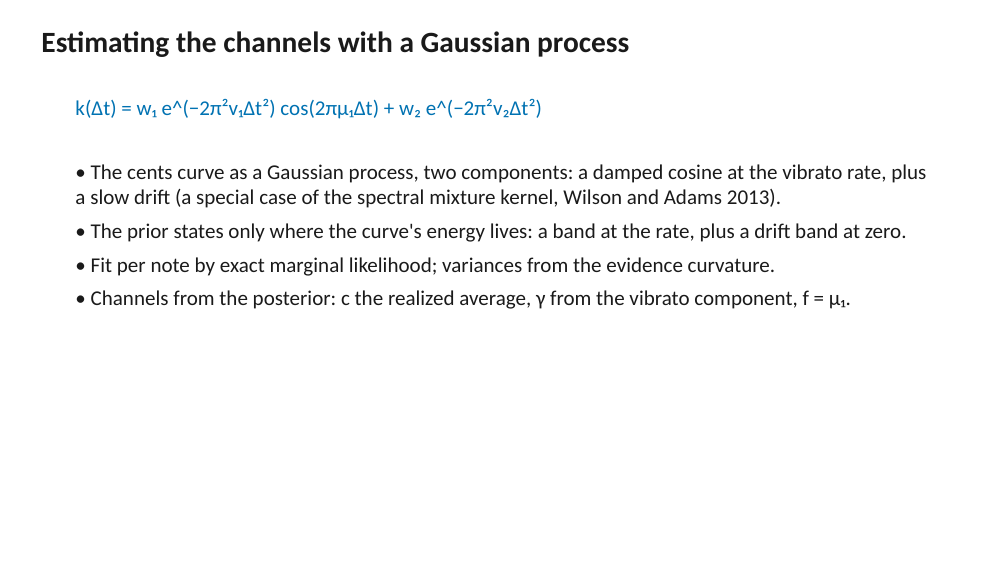
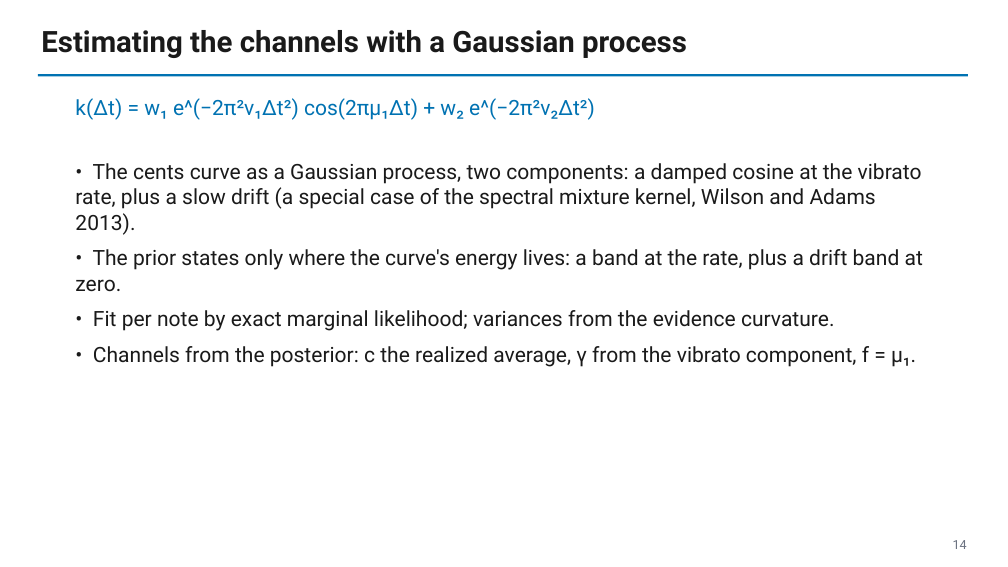
Before and after one commit to raylalang/score-bundle, a slide deck: slide 14 of docs/slides/deck_week.pptx. Drawn at 1008x567 pixels with LibreOffice and Linux fonts; fonts in the diff are those of the drawing. Boxes give left, top, right and bottom in pixels: in the first picture for what was removed or moved away, otherwise in the second. Text is boxed around its words. In the diff, an @@ line names an element or a change of style, - is before the commit and + after.

```diff
--- a/docs/slides/deck_week.pptx
+++ b/docs/slides/deck_week.pptx
@@ text "Estimating the channels with a ..." at (x1=41, y1=30, x2=687, y2=58): font Calibri to Roboto @@
@@ rectangle added at (x1=38, y1=74, x2=968, y2=76), fill #0072B2 @@
@@ text "k(Δt) = w₁ e^(−2π²v₁Δt²) cos(2πμ₁Δt) ..." at (x1=75, y1=98, x2=595, y2=120): font Calibri to Roboto @@
@@ text "• The cents curve as ..." at (x1=75, y1=163, x2=923, y2=367): font Calibri to Roboto; more space between paragraphs @@
@@ text added at (x1=953, y1=540, x2=967, y2=549), 12 pt, text #6B7280 @@
+14
```
Also in this commit, not shown: 21 other slides changed, 1 other file.
